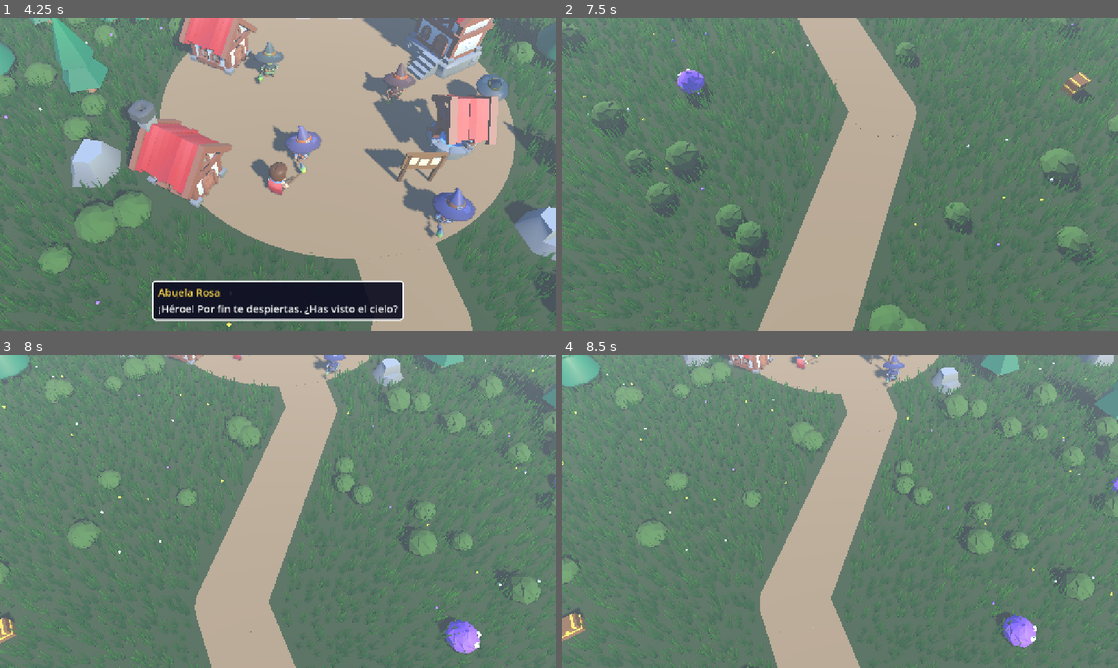
Above: before the commit, frames 1-4 (two rows, left to right).
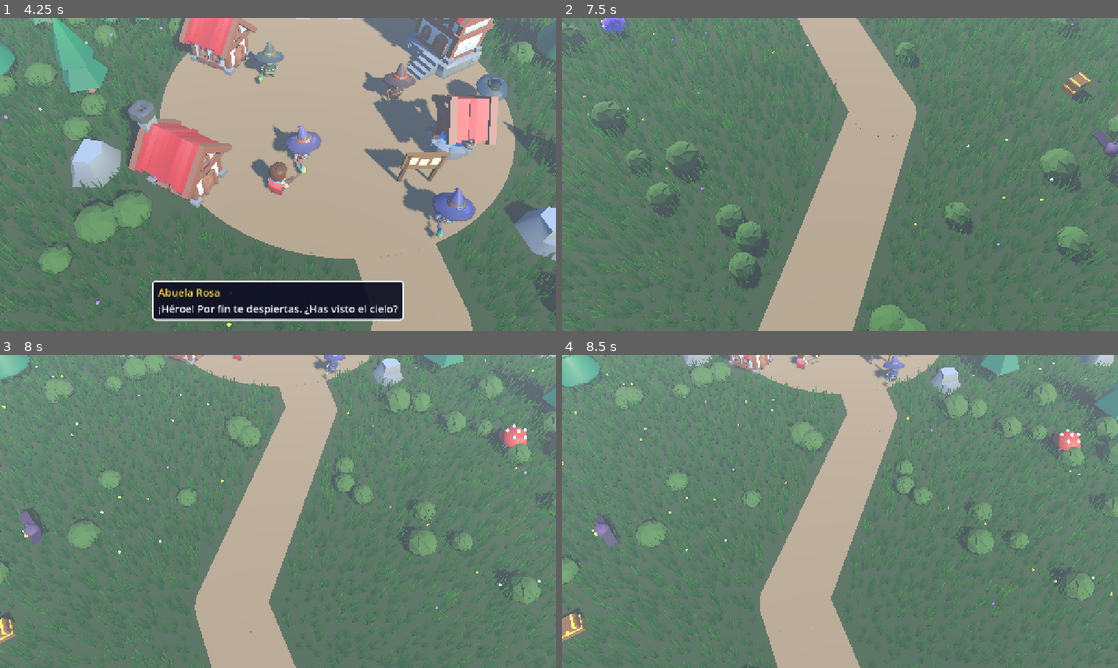
Above: after the commit, the same moments.

Repository: apergas/rpg-turnos
Game: Godot game, scene res://scenes/title/title.tscn
The game is run twice, just before and just after one commit, with the same random seed, the same clock (stepped at 60 frames per second) and the same inputs.
Inputs (mouse positions are in pixels of both pictures, inside the frame that each line leads up to):
- Up to frame 1 (4.25 s): tap Enter (accept) at 0.5, 0.6, 2 s; move the mouse to (400, 158) at 0.52 s; hold D (move_right) 0.53-1.25 s; click (400, 158) at 0.67 s; tap Space at 0.77, 1.07 s; click "Normal" at 1.25 s; drag from (166, 190) to (250, 237) at 2.02 s; move the mouse to (333, 105) at 2.77 s; hold D (move_right) 2.78-3.5 s; tap Keypad Enter at 2.85 s; click (333, 105) at 2.92 s; drag from (250, 237) to (111, 127) at 3.52 s
- Up to frame 2 (7.5 s): move the mouse to (1006, 221) at 4.27 s; hold A (move_left) 4.28-5 s; tap Ctrl at 4.35 s; click (1006, 221) at 4.42 s; tap Space at 4.52, 4.82 s; drag from (673, 127) to (756, 96) at 5.02 s; move the mouse to (867, 174) at 5.77 s; hold S (move_down) 5.78-6.5 s; tap Tab at 5.85 s; click (867, 174) at 5.92 s; drag from (756, 96) to (728, 190) at 6.52 s; move the mouse to (962, 158) at 7.27 s; hold W (move_up) from 7.28 s (still down); tap Enter (accept) at 7.35 s; click (962, 158) at 7.42 s
- Up to frame 3 (8 s): keep holding W (move_up); tap Space at 7.52, 7.82 s
- Up to frame 4 (8.5 s): release W (move_up) at 8 s; drag from (728, 527) to (812, 574) at 8.02 s

Frame 1 is identical in both runs. In frame 2, 0.9% of the frame differs, in the area x 6-100%, y 0-55%; in frame 3, 1.3%, in the area x 3-100%, y 22-96%; in frame 4, 1.2%.

Commit message:
Hide twelve small medals in the world

Diff:
--- a/scripts/game/equipment.gd
+++ b/scripts/game/equipment.gd
@@ -2,7 +2,7 @@
 ## The equipment catalog: every weapon, helmet, armor, shield, ring and amulet, with its
 ## slot, bonus (ATK for a weapon, VEL for a ring or an amulet, DEF for the rest), price in
 ## gold, the zone whose shop sells it (0: no shop, the starting gear; -1: never sold, a
-## quest's or a bestiary family's reward or a boss's prize), the mesh the hero shows for it
+## quest's or a bestiary family's reward, a boss's prize or the Coleccionista's), the mesh the hero shows for it
 ## (a handslot mesh of Knight.glb, STICK_MESH built in code, or "" for none) and, on some
 ## rings and amulets, the status it keeps away ("immune"). A piece that is not a weapon may
 ## also add "attack" (extra_attack()); a helmet may show "horns" (has_horns()); a helmet or a
@@ -38,6 +38,10 @@
 const FANG_AMULET := "amuleto_colmillo"
 const BONE_AMULET := "amuleto_hueso"
 const DAWN_SWORD := "espada_alba"
+## The Coleccionista's prizes (Medals.PRIZES): never sold.
+const MEDAL_SHIELD := "escudo_medallas"
+const MEDAL_MAIL := "cota_medallas"
+const MEDAL_AMULET := "amuleto_medallas"
 ## What effect_text() says of each status a piece keeps away.
 const IMMUNE_TEXTS := {"poison": "Inmune al veneno", "sleep": "Inmune al sueño",
 	"silence": "Inmune al silencio"}
@@ -102,6 +106,14 @@
 	# The Jefes family's prize: the best sword, a two-handed one tinted pale gold.
 	DAWN_SWORD: {"name": "Espada del alba", "article": "una", "slot": WEAPON, "bonus": 34,
 		"price": 0, "zone": -1, "mesh": "2H_Sword", "tint": Color(1.35, 1.15, 0.6)},
+	# The Coleccionista's prizes (Medals): the platinum shield's mesh in gold, a mail no
+	# figure shows (no armor has a mesh) and an amulet that adds ATK too.
+	MEDAL_SHIELD: {"name": "Escudo de medallas", "article": "un", "slot": SHIELD, "bonus": 12,
+		"price": 0, "zone": -1, "mesh": "Spike_Shield", "tint": Color(1.4, 1.1, 0.45)},
+	MEDAL_MAIL: {"name": "Cota de medallas", "article": "una", "slot": ARMOR, "bonus": 25,
+		"price": 0, "zone": -1, "mesh": ""},
+	MEDAL_AMULET: {"name": "Amuleto de medallas", "article": "un", "slot": AMULET, "bonus": 4,
+		"price": 0, "zone": -1, "mesh": "", "attack": 3},
 }
 
 
--- a/scripts/game/game.gd
+++ b/scripts/game/game.gd
@@ -16,7 +16,8 @@
 ## quest on and, once the slimes are reported, brings out the Rey Slime; the other
 ## villagers say their ZoneData lines. The merchant opens the ShopWindow; the innkeeper
 ## offers a free night (Inn.stay(): fade to black, full HP and MP, autosave); a chest gives
-## what it holds (Chests.open()) and stays open. The hero's figure on the map and in
+## what it holds (Chests.open()) and stays open. A small medal (Medals) goes to
+## GameState.medals and leaves the map for good. The hero's figure on the map and in
 ## battle shows the weapon and shield worn. On a dungeon floor the lever sets its world
 ## flag (and opens the gates it works), the key goes to the key items (and its flag is
 ## set, so it stays taken) and a locked gate opens with the key, which is used up; all
@@ -377,6 +378,7 @@
 	_world.shop_requested.connect(_on_shop)
 	_world.inn_requested.connect(_on_inn)
 	_world.chest_opened.connect(_on_chest)
+	_world.medal_taken.connect(_on_medal)
 	_world.well_requested.connect(_on_well)
 	_world.exit_requested.connect(_on_exit)
 	_world.map_requested.connect(_pause.open_map)
@@ -391,6 +393,8 @@
 		_world.place_at_entry(entry_id)
 	for id in state.opened_chests:
 		_world.set_chest_open(id, true, true)
+	for id in state.medals:
+		_world.remove_medal(id)
 	_world.set_explored(state.explored_map(zone_id))
 	_world.set_world_flags(state.world_flags)
 	_show_portal()
@@ -1005,6 +1009,24 @@
 	_set_busy(false)
 
 
+## A small medal: into GameState.medals, off the map, saved without a notice and said in the
+## dialogue window ("¡Encuentras una Medalla pequeña! (n/12)").
+func _on_medal(medal_id: String) -> void:
+	if _busy:
+		return
+	var text := Medals.take(state, medal_id)
+	if text == "":
+		return
+	_set_busy(true)
+	_world.remove_medal(medal_id)
+	_audio.play_sfx(SfxLibrary.LEVEL_UP)
+	_refresh_status()
+	_autosave(false)
+	var lines: Array[String] = [text]
+	await _world.show_dialogue("", lines)
+	_set_busy(false)
+
+
 ## The dungeon floor's lever: sets its flag, which opens the gates it works.
 func _on_lever() -> void:
 	if _busy or _zone.lever_flag == "":
--- a/scripts/game/game_state.gd
+++ b/scripts/game/game_state.gd
@@ -22,6 +22,14 @@
 var bag_equipment: Array[String] = []
 ## Ids of the chests already opened (Chests.CHESTS keys).
 var opened_chests: Array[String] = []
+## Small medals taken (Medals ids, in the order found), the Coleccionista's prizes given
+## so far (Medals.PRIZES in order) and whether he has spoken to the hero. A Partida nueva +
+## keeps them.
+var medals: Array[String] = []
+var medal_prizes := 0
+var collector_met := false
+## Rounds of the Partida nueva + (NgPlus): 0 in a first game, 1 in the first one, and so on.
+var ng_plus := 0
 ## Enemy ids met in battle (EnemyLibrary ids), for the bestiary.
 var seen_enemies: Array[String] = []
 ## Enemy ids beaten in a won battle (EnemyLibrary ids), for the bestiary's cards.
--- a/scripts/game/inventory.gd
+++ b/scripts/game/inventory.gd
@@ -14,6 +14,10 @@
 const SEED_ATTACK := "semilla_fuerza"
 const SEED_DEFENSE := "semilla_defensa"
 const SEED_SPEED := "semilla_agilidad"
+## The small medals are not an item: GameState.medals counts them. These are the name and
+## the key text (KEY_TEXTS) the pause menu's Objetos shows for them.
+const MEDAL := "medalla_pequena"
+const MEDAL_NAME := "Medalla pequeña"
 const START_POTIONS := 3
 ## What a seed adds to its stat, for good.
 const SEED_BONUS := 2
@@ -93,6 +97,7 @@
 	"fragmento_castillo": "El último trozo del Amuleto del Alba. Lo guardaba el Señor de la Niebla.",
 	"llave_mina": "Abre la reja de la tercera planta de la mina.",
 	"carta_granjero": "Para la Leñadora, en la aldea del bosque. Huele un poco a gallina.",
+	MEDAL: "El Coleccionista de Villaclaro las colecciona.",
 }
 
 var _items := {}
--- /dev/null
+++ b/scripts/game/medals.gd
@@ -0,0 +1,78 @@
+class_name Medals extends RefCounted
+## The twelve small medals hidden in the world (M-34), three per region: in a corner, behind
+## a house, at the back of a glade, at the end of a dead-end corridor of the mine. Each lies
+## off the path and away from the autoplay route; the map shows it only to a hero close by
+## (World) and never on the map square. The Coleccionista of Villaclaro counts them (they are
+## never spent) and gives PRIZES as their number grows. GameState.medals remembers the ones
+## taken, by id, also across a Partida nueva +. Pure: works on a GameState, no nodes.
+
+## id -> {"zone": ZoneData id, "pos": Vector3 on the ground}. Ids are unique across zones
+## (the save lists the ones taken).
+const MEDALS := {
+	# The meadow: behind the west house of Villaclaro, the south-west corner and, to the
+	# east, behind the rocks.
+	"pradera_casa": {"zone": "pradera", "pos": Vector3(-8, 0, -29)},
+	"pradera_rincon": {"zone": "pradera", "pos": Vector3(-28, 0, 26)},
+	"pradera_rocas": {"zone": "pradera", "pos": Vector3(29, 0, 6)},
+	# The forest: the back of the south and west glades, and the south-west corner.
+	"bosque_claro_sur": {"zone": "bosque", "pos": Vector3(22, 0, 21)},
+	"bosque_claro_oeste": {"zone": "bosque", "pos": Vector3(-26, 0, -25)},
+	"bosque_rincon": {"zone": "bosque", "pos": Vector3(-25, 0, 36)},
+	# The mine: the end of a dead-end corridor of each floor, out of every room (cells
+	# (1, 7), (1, 11) and (9, 11)).
+	"mina_1_fondo": {"zone": "mina_1", "pos": Vector3(-25, 0, 5)},
+	"mina_2_fondo": {"zone": "mina_2", "pos": Vector3(-25, 0, 20)},
+	"mina_3_fondo": {"zone": "mina_3", "pos": Vector3(9, 0, 20)},
+	# The castle: the north-west and south-east corners of the courtyard, by their torches,
+	# and the nook north-east of the throne.
+	"castillo_patio_oeste": {"zone": "castillo_patio", "pos": Vector3(-28, 0, -24)},
+	"castillo_patio_este": {"zone": "castillo_patio", "pos": Vector3(28, 0, 8)},
+	"castillo_trono_rincon": {"zone": "castillo_trono", "pos": Vector3(20, 0, -17)},
+}
+## Said in the dialogue window when one is taken (taken so far / all of them).
+const FOUND_TEXT := "¡Encuentras una Medalla pequeña! (%d/%d)"
+## What the Coleccionista gives, in order, once the hero carries "medals" of them: "items"
+## (Inventory id -> amount) or "equipment" (an Equipment id, never sold).
+const PRIZES: Array[Dictionary] = [
+	{"medals": 2, "items": {Inventory.PHOENIX: 2}},
+	{"medals": 4, "items": {Inventory.SEED_ATTACK: 1, Inventory.SEED_SPEED: 1}},
+	{"medals": 6, "equipment": Equipment.MEDAL_SHIELD},
+	{"medals": 9, "equipment": Equipment.MEDAL_MAIL},
+	{"medals": 12, "equipment": Equipment.MEDAL_AMULET},
+]
+
+
+## The medal ids of zone_id, in MEDALS order.
+static func of_zone(zone_id: String) -> Array[String]:
+	var ids: Array[String] = []
+	for id: String in MEDALS:
+		if MEDALS[id].zone == zone_id:
+			ids.append(id)
+	return ids
+
+
+## Takes medal id for state. Returns FOUND_TEXT with the count, or "" if it was taken
+## already (or does not exist).
+static func take(state: GameState, id: String) -> String:
+	if id in state.medals or not MEDALS.has(id):
+		return ""
+	state.medals.append(id)
+	return FOUND_TEXT % [state.medals.size(), MEDALS.size()]
+
+
+## How many medals of zone_id state has taken.
+static func taken_in(state: GameState, zone_id: String) -> int:
+	var count := 0
+	for id in of_zone(zone_id):
+		if id in state.medals:
+			count += 1
+	return count
+
+
+## How many PRIZES count medals reach (the most the Coleccionista may have given).
+static func prizes_for(count: int) -> int:
+	var reached := 0
+	for prize in PRIZES:
+		if count >= int(prize.medals):
+			reached += 1
+	return reached
--- a/scripts/game/save_data.gd
+++ b/scripts/game/save_data.gd
@@ -23,8 +23,9 @@
 ## the bosses it has beaten and the common enemies of their zones seen (and the Slime de Metal if its quest is done), every well full and no creature. DEFEATED_VERSION (1.3.0) adds the enemies beaten; in an older save every enemy seen counts as beaten.
 ## RING_VERSION (1.6.0) splits the accessory slot into the ring and the amulet; in an older save the accessory worn goes to the slot its piece belongs to, the other one empty.
 ## METAL_SLIME_VERSION (1.7.0) adds the Slime de Metal's HP kept after it got away (metal_slime_hp, 0 for none); an older save gets 0.
-
-const VERSION := 12
+## MEDALS_VERSION (1.8.0) adds the small medals taken (medals, sorted), the Coleccionista's prizes given (medal_prizes), whether he was met (collector_met) and the rounds of the Partida nueva + (ng_plus); an older save gets none, 0, false and 0.
+
+const VERSION := 13
 ## First version with the story's fields.
 const STORY_VERSION := 6
 ## First version with the accessory slot and the side quests.
@@ -41,6 +42,8 @@
 const OLD_ACCESSORY := "accessory"
 ## First version with the Slime de Metal's HP.
 const METAL_SLIME_VERSION := 12
+## First version with the small medals and the Partida nueva +.
+const MEDALS_VERSION := 13
 ## Oldest version apply() still reads.
 const OLDEST_VERSION := 2
 ## Combatant fields of the hero that change while playing (the rest come from hero.tres).
@@ -50,6 +53,8 @@
 
 static func from_state(state: GameState, player_pos: Vector3, play_time: float) -> Dictionary:
 	var hero := {}
+	var medals := state.medals.duplicate()
+	medals.sort()
 	for field in HERO_FIELDS:
 		hero[field] = state.hero.get(field)
 	var flags: Array[String] = []
@@ -88,6 +93,10 @@
 		"wells": state.well_charge.duplicate(),
 		"ally": state.ally_id,
 		"metal_slime_hp": state.metal_slime_hp,
+		"medals": medals,
+		"medal_prizes": state.medal_prizes,
+		"collector_met": state.collector_met,
+		"ng_plus": state.ng_plus,
 		"position": [player_pos.x, player_pos.z],
 		"play_time": play_time,
 	}
@@ -176,6 +185,15 @@
 	state.ally_id = data.get("ally", "")
 	state.metal_slime_hp = int(data.get("metal_slime_hp", 0)) \
 		if int(data.version) >= METAL_SLIME_VERSION else 0
+	state.medals.clear()
+	state.medal_prizes = 0
+	state.collector_met = false
+	state.ng_plus = 0
+	if int(data.version) >= MEDALS_VERSION:
+		state.medals.assign(data.medals)
+		state.medal_prizes = int(data.medal_prizes)
+		state.collector_met = data.collector_met
+		state.ng_plus = int(data.ng_plus)
 	var pos: Array = data.position
 	return {"valid": true, "position": Vector3(pos[0], 0.0, pos[1]),
 		"play_time": float(data.play_time)}
@@ -233,6 +251,8 @@
 		return false
 	if int(data.version) >= DEFEATED_VERSION and not _valid_enemy_ids(data.get("defeated")):
 		return false
+	if int(data.version) >= MEDALS_VERSION and not _valid_medals(data):
+		return false
 	if int(data.version) >= METAL_SLIME_VERSION and not _valid_metal_slime(data):
 		return false
 	var hero: Variant = data.get("hero")
@@ -291,6 +311,25 @@
 	var hp: Variant = data.get("metal_slime_hp")
 	return hp is float and hp >= 0.0 \
 		and hp <= EnemyLibrary.data(EnemyLibrary.METAL_SLIME).max_hp
+
+
+## MEDALS_VERSION fields: the medals taken (Medals ids, each once), the Coleccionista's
+## prizes given (a whole number, no more than those medals reach: Medals.prizes_for()),
+## whether he was met, and the rounds of the Partida nueva + (a whole number, 0 or more).
+static func _valid_medals(data: Dictionary) -> bool:
+	var medals: Variant = data.get("medals")
+	if not medals is Array:
+		return false
+	var seen := {}
+	for id: Variant in medals:
+		if not (id is String and Medals.MEDALS.has(id)) or seen.has(id):
+			return false
+		seen[id] = true
+	var prizes: Variant = data.get("medal_prizes")
+	if not (prizes is float and prizes >= 0.0 and prizes == floorf(prizes) 			and int(prizes) <= Medals.prizes_for((medals as Array).size())):
+		return false
+	var cycle: Variant = data.get("ng_plus")
+	return data.get("collector_met") is bool and cycle is float and cycle >= 0.0 		and cycle == floorf(cycle)
 
 
 ## EVOLUTION_VERSION field: a Dictionary of well ids to the battles left.
--- a/scripts/world/monster_groups.gd
+++ b/scripts/world/monster_groups.gd
@@ -6,7 +6,7 @@
 ## never touched), out of the village, inside the walls and clear of the rocks, the
 ## buildings and the trees; on a dungeon floor, on a room cell (is_room_cell(): a corridor
 ## one cell wide never holds one), never in the stair rooms or the village (the refugio, the
-## camp). Everywhere clear of the exits, the chests, the wells, the figures, the boss and the
+## camp). Everywhere clear of the exits, the chests, the small medals, the wells, the figures, the boss and the
 ## entries, and MIN_GAP from each other. Pure: no nodes.
 
 ## Two groups stand at least this far apart.
@@ -25,7 +25,7 @@
 const EDGE_MARGIN := 4.0
 const PROP_MARGIN := 1.5
 const TREE_MARGIN := 1.5
-## Clear of the exits, the chests, the wells, the figures and, on a dungeon floor, the
+## Clear of the exits, the chests, the small medals, the wells, the figures and, on a dungeon floor, the
 ## lever, the key and the gates; farther from the boss; farther still from the entries and
 ## from the spots to avoid (the hero).
 const CLEAR_MARGIN := 5.0
@@ -162,6 +162,8 @@
 		near.append(exit.pos)
 	for id in Chests.of_zone(zone.id):
 		near.append(Chests.CHESTS[id].pos)
+	for id in Medals.of_zone(zone.id):
+		near.append(Medals.MEDALS[id].pos)
 	for well: Dictionary in zone.wells:
 		near.append(well.pos)
 	for npc: Dictionary in zone.npcs:
--- a/scripts/world/world.gd
+++ b/scripts/world/world.gd
@@ -5,7 +5,8 @@
 ## too) walks the player there, with a marker on the spot. Next to a figure or a closed
 ## chest (the nearest one in reach) Enter / Space talks to the old woman
 ## (talk_requested) or to a villager (npc_requested), opens the shop (shop_requested),
-## asks for a room (inn_requested) or opens the chest (chest_opened); a click or tap on
+## asks for a room (inn_requested) or opens the chest (chest_opened); a small medal (Medals) shows only with the hero
+## close and is picked up ("Coger", medal_taken); a click or tap on
 ## one of them walks there and does it on arrival. With the boss present, walking into
 ## it starts the boss battle. Walking into an open exit (or onto the stairs of a dungeon
 ## floor) emits exit_requested; a closed one (its world flag not set: set_world_flags())
@@ -35,6 +36,9 @@
 ## The player asked to open a closed chest (a Chests.CHESTS key); Game opens it in the
 ## GameState and calls set_chest_open().
 signal chest_opened(chest_id: String)
+## The player picked up the small medal medal_id (a Medals.MEDALS key); Game takes it in
+## the GameState and calls remove_medal().
+signal medal_taken(medal_id: String)
 ## The player drank (or tried to) from the well id, which fills kind (Wells.HP or Wells.MP).
 signal well_requested(id: String, kind: String)
 ## The player walked into (true) or out of (false) the village clearing.
@@ -101,6 +105,15 @@
 const PORTAL_PULSE := 1.08
 ## How close the player must be to a lever, a key or a gate (its centre) to use it.
 const MECHANISM_RADIUS := 2.2
+## A small medal (Medals): picked up within MEDAL_RADIUS, shown only within
+## MEDAL_SEEN_RADIUS of the hero; a gold disc of MEDAL_DISC radius with a brighter core,
+## blinking every MEDAL_BLINK seconds.
+const MEDAL_RADIUS := 1.5
+const MEDAL_SEEN_RADIUS := 7.0
+const MEDAL_DISC := 0.15
+const MEDAL_COLOR := Color(1.0, 0.8, 0.2)
+const MEDAL_CORE_COLOR := Color(1.0, 0.97, 0.75)
+const MEDAL_BLINK := 0.9
 ## A click or tap this close to a figure or a chest means "go there and use it".
 const NPC_TAP_RADIUS := 1.2
 ## A tap on a figure is measured at this height, so its feet and its head both count.
@@ -123,6 +136,7 @@
 const DOOR := "door"
 const PORTAL := "portal"
 const BOARD := "board"
+const MEDAL := "medal"
 ## Between the verb and who it is done with: "Hablar · Granjero".
 const PROMPT_JOIN := " · "
 const PROMPTS := {
@@ -137,6 +151,7 @@
 	DOOR: "Abrir",
 	PORTAL: "Volver",
 	BOARD: "Leer",
+	MEDAL: "Coger",
 }
 ## ZoneData.npcs kinds -> use kinds.
 const NPC_KINDS := {"quest": TALK, "npc": NPC, "shop": SHOP, "inn": INN, "board": BOARD}
@@ -215,6 +230,8 @@
 ## Well id -> its water and light, hidden while it is dry.
 var _well_waters := {}
 var _open_chests: Array[String] = []
+## Medal id -> its glint, while it lies on this map (remove_medal() takes it off).
+var _medals := {}
 ## exit id -> fog bank shown while the exit is closed.
 var _fogs := {}
 ## ZoneData.all_exits(): the arches and, on a dungeon floor, the stairs.
@@ -321,6 +338,8 @@
 		_boss = _add_figure(EnemyLibrary.look(boss_id), zone.boss_pos, 180.0, 1.0, 2.0)
 	for id in Chests.of_zone(zone.id):
 		_chest_lids[id] = build_chest(self, Chests.CHESTS[id])
+	for id in Medals.of_zone(zone.id):
+		_medals[id] = _build_medal(Medals.MEDALS[id].pos)
 	for well: Dictionary in zone.wells:
 		_build_well(well)
 	_exits = zone.all_exits()
@@ -363,6 +382,7 @@
 		Vegetation.set_pusher(_grass, _player.global_position)
 	RenderingServer.global_shader_parameter_set(HERO_POS_PARAM, _player.global_position)
 	_map_square.follow(_player.global_position)
+	_show_near_medals(_player.global_position)
 	if _hint_window and _hint_window.visible and _player.last_step_m > 0.0:
 		_hint_window.hide()
 	_marker.visible = _player.move_target != null
@@ -1074,6 +1094,22 @@
 			.set_trans(Tween.TRANS_BACK).set_ease(Tween.EASE_OUT)
 
 
+## Takes a small medal off this map (taken now, or before: Game calls it for every medal of
+## GameState.medals once the map is built). Ids of other zones are ignored.
+func remove_medal(medal_id: String) -> void:
+	if not _medals.has(medal_id):
+		return
+	(_medals[medal_id] as Node3D).queue_free()
+	_medals.erase(medal_id)
+
+
+## A medal only shows with the hero close: it is there to be found by exploring.
+func _show_near_medals(hero: Vector3) -> void:
+	for id: String in _medals:
+		var glint: Node3D = _medals[id]
+		glint.visible = _flat_distance(hero, glint.position) <= MEDAL_SEEN_RADIUS
+
+
 ## The pause menu covers the middle of the screen and says the same as the status window,
 ## which goes away behind it (with the map square).
 func set_status_shown(on: bool) -> void:
@@ -1222,7 +1258,7 @@
 	return false
 
 
-## Everything usable now: the zone's figures, its closed chests and, on a dungeon floor,
+## Everything usable now: the zone's figures, its closed chests, the small medals still on it and, on a dungeon floor,
 ## the lever until pulled, the key until taken and the gates while closed.
 func _uses() -> Array[Dictionary]:
 	var uses: Array[Dictionary] = []
@@ -1236,6 +1272,9 @@
 		if not _open_chests.has(id):
 			uses.append({"kind": CHEST, "id": id, "index": -1, "pos": Chests.CHESTS[id].pos,
 				"radius": CHEST_RADIUS})
+	for id: String in _medals:
+		uses.append({"kind": MEDAL, "id": id, "index": -1, "pos": Medals.MEDALS[id].pos,
+			"radius": MEDAL_RADIUS})
 	if _portal != null:
 		uses.append({"kind": PORTAL, "id": "", "index": -1, "pos": zone.portal_pos,
 			"radius": MECHANISM_RADIUS})
@@ -1267,6 +1306,8 @@
 			inn_requested.emit(use.id)
 		CHEST:
 			chest_opened.emit(use.id)
+		MEDAL:
+			medal_taken.emit(use.id)
 		WELL:
 			well_requested.emit(use.id, _well_kind(use.id))
 		LEVER:
@@ -1297,6 +1338,9 @@
 	chest_opened.connect(func(chest_id: String) -> void:
 		print("Cofre: %s" % chest_id)
 		set_chest_open(chest_id, true))
+	medal_taken.connect(func(medal_id: String) -> void:
+		print("Medalla: %s" % medal_id)
+		remove_medal(medal_id))
 	well_requested.connect(func(id: String, kind: String) -> void:
 		print("Pozo: %s (%s)" % [id, kind]))
 	exit_requested.connect(func(zone_id: String, entry_id: String) -> void:
@@ -1514,6 +1558,40 @@
 		BattleStage.add_mesh(lid, lid_band, CHEST_BAND,
 			Vector3(x, CHEST_LID_HEIGHT / 2.0, -CHEST_SIZE.z / 2.0))
 	return lid
+
+
+## A small medal at pos: a flat gold disc on the ground with a brighter core on top, both
+## unshaded (they show in the dark mine too) and blinking slowly. No collider, no sign.
+func _build_medal(pos: Vector3) -> Node3D:
+	var root := Node3D.new()
+	root.position = pos
+	root.visible = false
+	add_child(root)
+	var materials: Array[StandardMaterial3D] = []
+	for part in [[MEDAL_DISC, 0.06, MEDAL_COLOR], [MEDAL_DISC * 0.5, 0.08, MEDAL_CORE_COLOR]]:
+		var disc := CylinderMesh.new()
+		disc.top_radius = part[0]
+		disc.bottom_radius = part[0]
+		disc.height = 0.02
+		disc.radial_segments = 16
+		disc.rings = 1
+		var material := StandardMaterial3D.new()
+		material.shading_mode = BaseMaterial3D.SHADING_MODE_UNSHADED
+		material.transparency = BaseMaterial3D.TRANSPARENCY_ALPHA
+		material.albedo_color = part[2]
+		materials.append(material)
+		var mesh := MeshInstance3D.new()
+		mesh.mesh = disc
+		mesh.material_override = material
+		mesh.cast_shadow = GeometryInstance3D.SHADOW_CASTING_SETTING_OFF
+		mesh.position.y = part[1]
+		root.add_child(mesh)
+	var blink := root.create_tween().set_loops()
+	blink.tween_property(materials[0], "albedo_color:a", 0.35, MEDAL_BLINK)
+	blink.parallel().tween_property(materials[1], "albedo_color:a", 0.35, MEDAL_BLINK)
+	blink.tween_property(materials[0], "albedo_color:a", 1.0, MEDAL_BLINK)
+	blink.parallel().tween_property(materials[1], "albedo_color:a", 1.0, MEDAL_BLINK)
+	return root
 
 
 ## A figure: a BattleActor on a cylinder collider, turned yaw_deg (180 faces south,
--- a/scripts/world/world_stage.gd
+++ b/scripts/world/world_stage.gd
@@ -60,6 +60,11 @@
 ## _near_chest()'s cache: the zone id and its chests' spots on the ground.
 static var _chest_zone := ""
 static var _chest_spots: Array[Vector2] = []
+## Tall grass keeps this far from a small medal (Medals), so the glint shows on the ground;
+## _near_medal()'s cache, like _near_chest()'s.
+const MEDAL_GRASS_MARGIN := 0.8
+static var _medal_zone := ""
+static var _medal_spots: Array[Vector2] = []
 ## _tree_layout()'s cache (the zone id and its trees) and near_tree()'s (x, z and the
 ## collider radius of each tree inside the walls).
 static var _layout_zone := ""
@@ -116,10 +121,10 @@
 
 
 ## Where tall grass may grow: off the path and the safe discs (the village is inside one),
-## the rocks, the buildings, the chests and the figures.
+## the rocks, the buildings, the chests, the figures and the small medals.
 static func is_grass_free(pos: Vector3, zone: ZoneData) -> bool:
 	if is_on_path(zone, pos, GRASS_PATH_MARGIN) or _near_chest(zone, pos, CHEST_GRASS_MARGIN) \
-			or _near_figure(zone, pos):
+			or _near_figure(zone, pos) or _near_medal(zone, pos):
 		return false
 	return not _near_rock(zone, pos, GRASS_ROCK_MARGIN) \
 		and not _near_building(zone, pos, GRASS_BUILDING_MARGIN)
@@ -372,6 +377,22 @@
 	return false
 
 
+## True within MEDAL_GRASS_MARGIN of one of the zone's small medals (taken or not: the map
+## is built from the zone alone). Only the grass asks: the trees and bushes don't change.
+static func _near_medal(zone: ZoneData, pos: Vector3) -> bool:
+	if _medal_zone != zone.id:
+		_medal_zone = zone.id
+		_medal_spots.clear()
+		for id in Medals.of_zone(zone.id):
+			var spot: Vector3 = Medals.MEDALS[id].pos
+			_medal_spots.append(Vector2(spot.x, spot.z))
+	var p := Vector2(pos.x, pos.z)
+	for spot in _medal_spots:
+		if p.distance_to(spot) < MEDAL_GRASS_MARGIN:
+			return true
+	return false
+
+
 ## True within margin of an exit's trigger (its arch stands there).
 static func _near_exit(zone: ZoneData, pos: Vector3, margin: float) -> bool:
 	var p := Vector2(pos.x, pos.z)
Not shown, added: scripts/game/medals.gd.uid
Not shown, changed: CLAUDE.md
